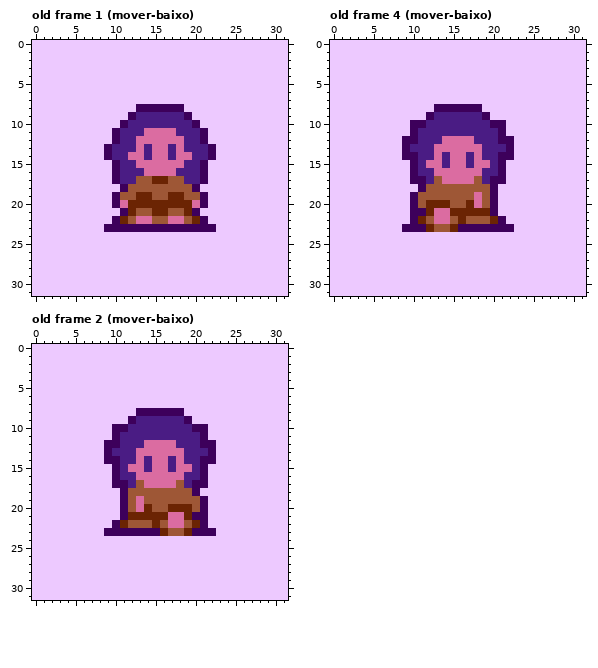
Edited in one commit: pixel-art file (Recursos/Imagens/AspriteAssets/Andando.aseprite). Above: the version before the commit.
32x32 pixels, 5 frames. Shown: old frame 1 (mover-baixo), old frame 4 (mover-baixo), old frame 2 (mover-baixo). The commit also changed other frames, which this record leaves out.
New version:
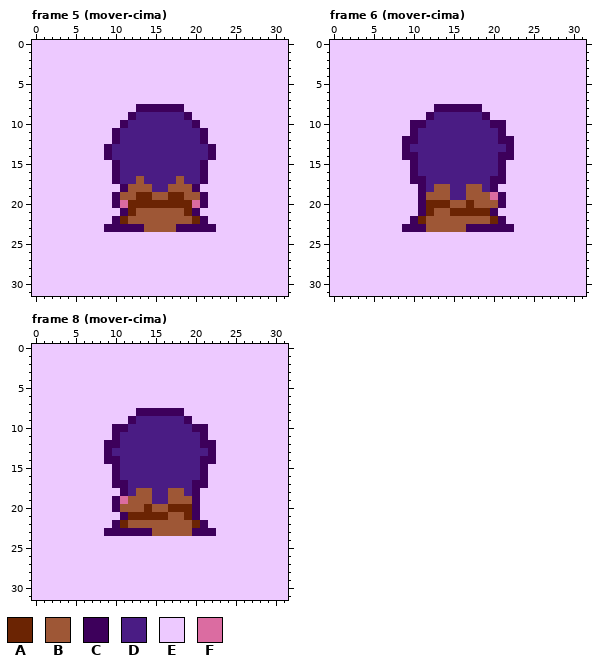
Palette (. is transparent): A #6b2403  B #9e5736  C #3d005b  D #4a1c84  E #edc9ff  F #db6ca1
A new or re-ordered frame is compared with the old frame closest to it.
The edit:
frames 5 -> 17
Frame 5 (mover-cima) is new; against old frame 1 (mover-baixo), layer "Personagem":
Colour A gives way to colour B in row 21 at x 15 to 16.
Colour C gives way to colour B in row 23 at x 14 to 17.
Colour F gives way to colour B in row 22 at x 13 to 14 and 17 to 18.
Colour A gives way to colour D in row 17 at x 15 to 16.
Colour B gives way to colour D in row 17 at x 14 and 17; in row 18 at x 15 to 16.
Colour F gives way to colour D in row 11 at x 14 to 17; in row 12 at x 13 to 18; in row 13 at x 13, 15 to 16 and 18; in row 14 at x 12 to 13, 15 to 16 and 18 to 19; in row 15 at x 13 to 18; in row 16 at x 14 to 17.
Frame 6 (mover-cima) is new; against old frame 4 (mover-baixo), layer "Personagem":
Colour A gives way to colour B in row 22 at x 16; in row 23 at x 12 and 15.
Colour C gives way to colour B in row 20 at x 20; in row 23 at x 16.
Colour F gives way to colour B in rows 19 to 20 at x 18; in rows 21 to 22 at x 13 to 14.
Colour B gives way to colour C in rows 19 to 20 at x 11.
Colour E gives way to colour C in rows 19 to 20 at x 21.
Colour B gives way to colour D in row 17 at x 13 and 18; in row 18 at x 12, 15 to 16 and 19; in row 19 at x 15 to 16.
Colour F gives way to colour D in row 12 at x 14 to 17; in row 13 at x 13 to 18; in row 14 at x 13, 15 to 16 and 18; in row 15 at x 12 to 13, 15 to 16 and 18 to 19; in row 16 at x 13 to 18; in row 17 at x 14 to 17.
Colour C gives way to colour E in rows 19 to 21 at x 10.
Colour C gives way to colour F in row 19 at x 20.
Frame 8 (mover-cima) is new; against old frame 2 (mover-baixo), layer "Personagem":
Colour A gives way to colour B in row 22 at x 15; in row 23 at x 16 and 19.
Colour C gives way to colour B in row 20 at x 11; in row 23 at x 15.
Colour F gives way to colour B in rows 19 to 20 at x 13; in rows 21 to 22 at x 17 to 18.
Colour B gives way to colour C in rows 19 to 20 at x 20.
Colour E gives way to colour C in rows 19 to 20 at x 10.
Colour B gives way to colour D in row 17 at x 13 and 18; in row 18 at x 12, 15 to 16 and 19; in row 19 at x 15 to 16.
Colour F gives way to colour D in row 12 at x 14 to 17; in row 13 at x 13 to 18; in row 14 at x 13, 15 to 16 and 18; in row 15 at x 12 to 13, 15 to 16 and 18 to 19; in row 16 at x 13 to 18; in row 17 at x 14 to 17.
Colour C gives way to colour E in rows 19 to 21 at x 21.
Colour C gives way to colour F in row 19 at x 11.
